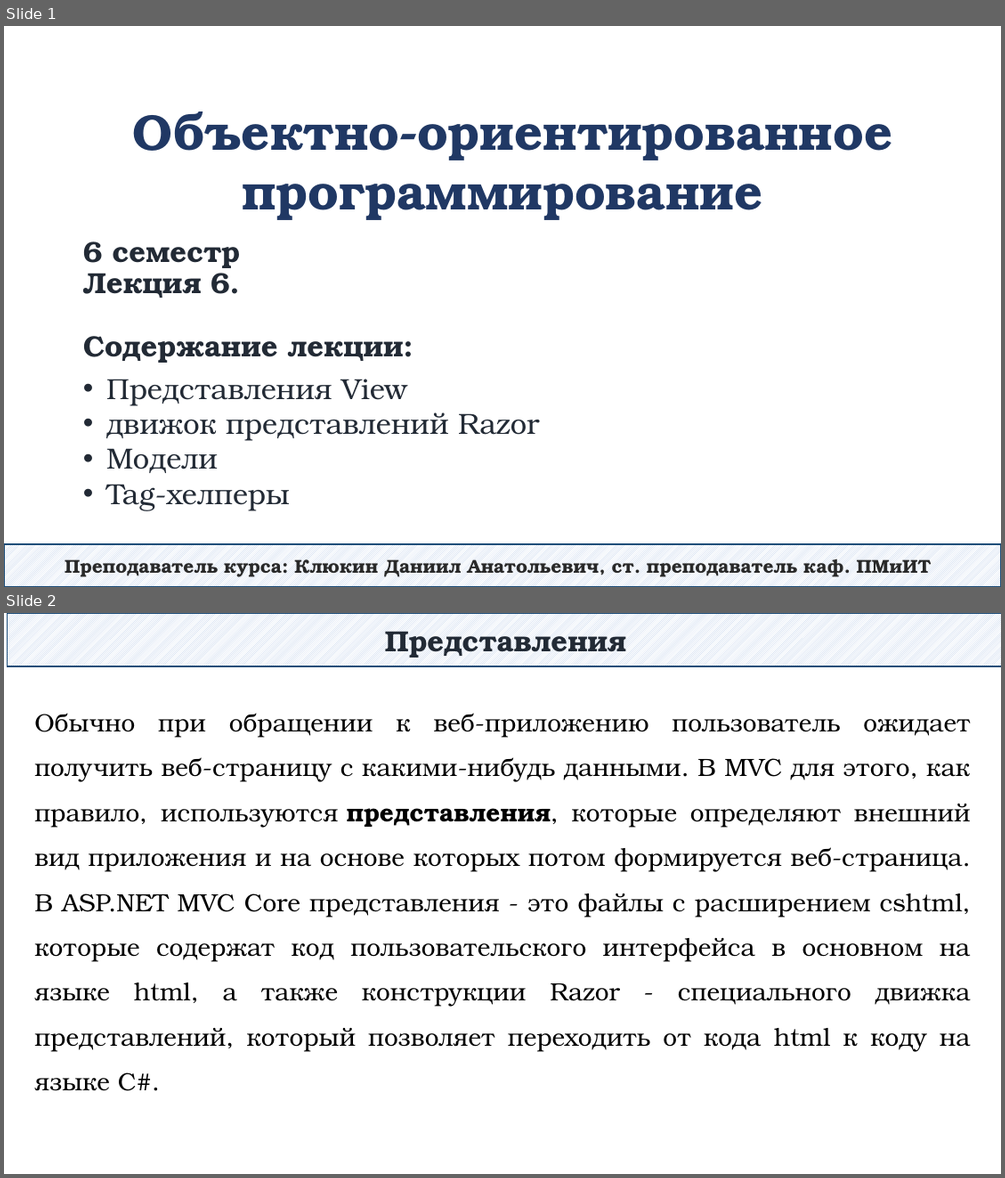
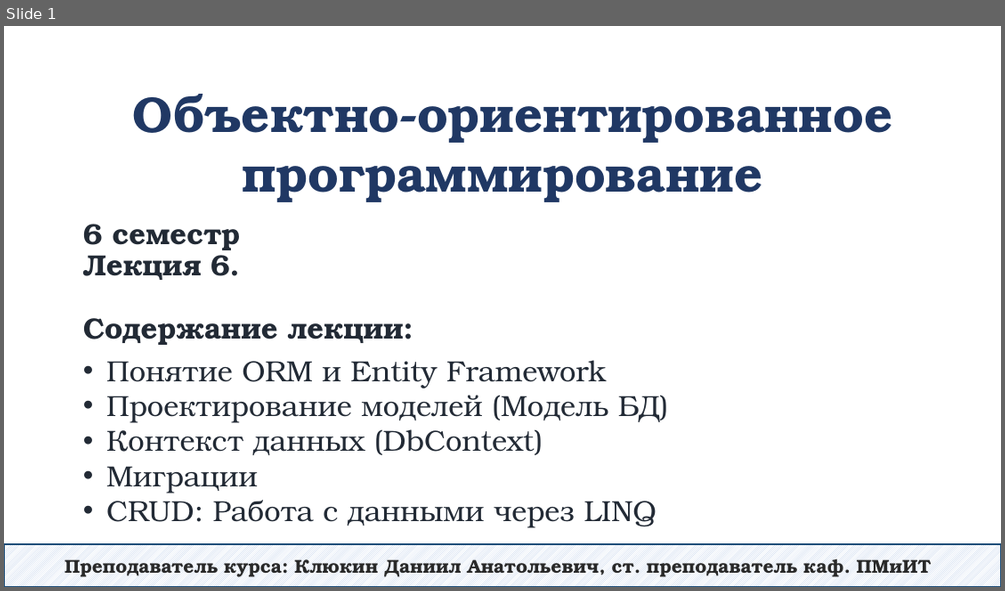
Before and after one commit to DaniilKlyukin/OOP-6, a slide deck: Лекции/ООП 2 лек 6.pptx. Shown one above the other, each under a label of ours: slides 1 and 2 before the commit, slide 1 after it. The pictures are 1005x1178 and 1005x591 pixels, drawn with LibreOffice and Linux fonts; fonts in the diff are those of the drawing. Boxes give left, top, right and bottom in pixels: in the first picture for what was removed or moved away, otherwise in the second. Text is boxed around its words. In the diff, an @@ line names an element or a change of style, - is before the commit and + after.

```diff
--- a/Лекции/ООП 2 лек 6.pptx
+++ b/Лекции/ООП 2 лек 6.pptx
@@ slide 2 removed at [4, 613, 1001, 1174], background #FFFFFF @@
@@ rectangle removed at [7, 613, 1001, 666] @@
-Представления
@@ text removed at [34, 713, 971, 1091] @@
-Обычно при обращении к веб-приложению пользователь ожидает получить веб-страницу с какими-нибудь данными. В MVC для этого, как правило, используются представления, которые определяют внешний вид приложения и на основе которых потом формируется веб-страница. В ASP.NET MVC Core представления - это файлы с расширением cshtml, которые содержат код пользовательского интерфейса в основном на языке html, а также конструкции Razor - специального движка представлений, который позволяет переходить от кода html к коду на языке C#.
@@ slide 1 changed as well @@
@@ text "Объектно-ориентированное программирование": place and size @@
-text "Объектно-ориентированное программирование" at [133, 111, 892, 220]
+text "Объектно-ориентированное программирование" at [133, 94, 892, 202]
@@ title "6 семестр Лекция 6. Содержание ...": place and size @@
-title "6 семестр Лекция 6. Содержание ..." at [83, 241, 404, 362]
+title "6 семестр Лекция 6. Содержание ..." at [83, 224, 404, 345]
@@ text at [106, 360, 660, 528]: text changed @@
-• Представления View
-• движок представлений Razor
-• Модели
-• Tag-хелперы
+• Понятие ORM и Entity Framework
+• Проектирование моделей (Модель БД)
+• Контекст данных (DbContext)
+• Миграции
+• CRUD: Работа с данными через LINQ
```
Also in this commit, not shown: 10 slides added, 42 other slides removed.
